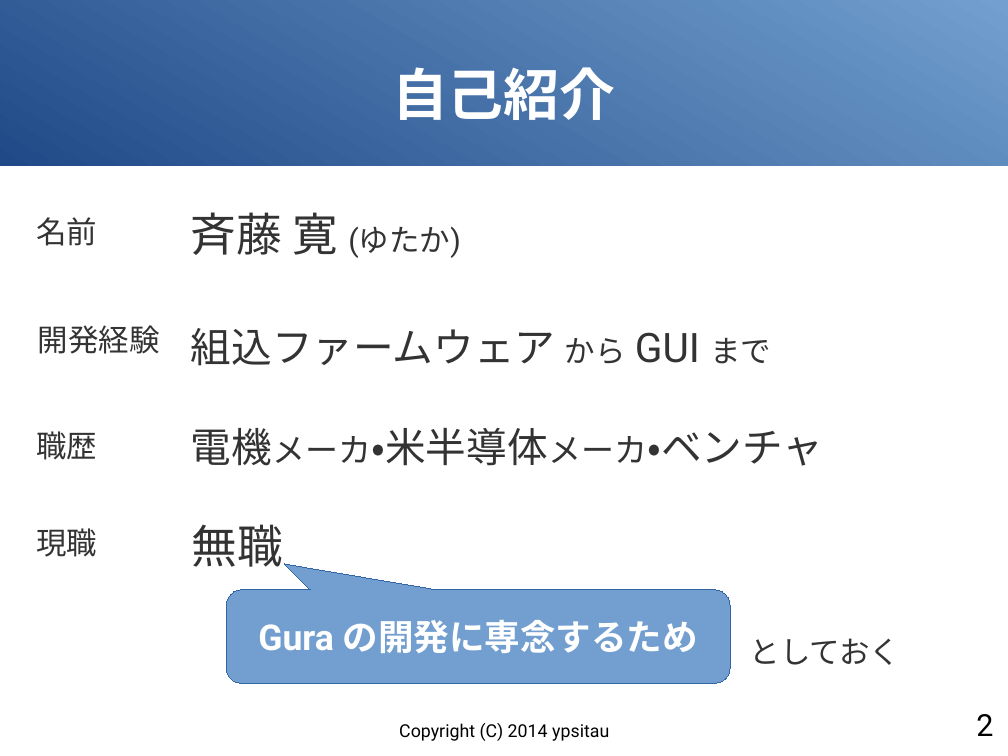
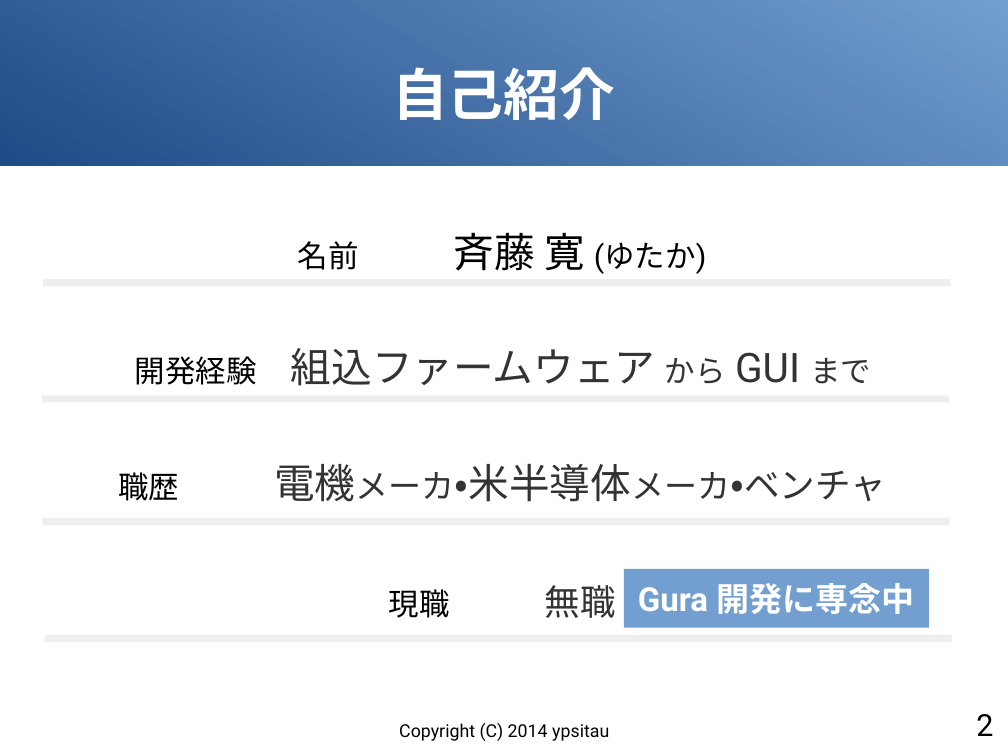
Before and after one commit to gura-lang/gura-doc, a slide deck: slide 2 of presentation/gura-introduction.odp. Drawn at 1008x756 pixels with LibreOffice and Linux fonts; fonts in the diff are those of the drawing. Boxes give left, top, right and bottom in pixels: in the first picture for what was removed or moved away, otherwise in the second. Text is boxed around its words. In the diff, an @@ line names an element or a change of style, - is before the commit and + after.

```diff
--- a/presentation/gura-introduction.odp
+++ b/presentation/gura-introduction.odp
@@ text removed at [36, 217, 97, 246] @@
-名前
@@ text at [454, 232, 706, 274]: text changed; text colour #333333 to #000000 @@
-斉藤 寛 (ゆたか)
+名前 斉藤 寛 (ゆたか)
@@ rectangle added at [43, 279, 950, 286], fill #EEEEEE @@
@@ text removed at [38, 325, 160, 354] @@
-開発経験
@@ text at [135, 348, 871, 386]: text changed @@
-組込ファームウェア から GUI まで
+開発経験 組込ファームウェア から GUI まで
@@ rectangle added at [42, 395, 949, 402], fill #EEEEEE @@
@@ text removed at [36, 431, 97, 460] @@
-職歴
@@ text at [118, 464, 886, 502]: text changed @@
-電機メーカ・米半導体メーカ・ベンチャ
+職歴 電機メーカ・米半導体メーカ・ベンチャ
@@ text removed at [36, 528, 97, 557] @@
-現職
@@ rectangle added at [42, 518, 949, 525], fill #EEEEEE @@
@@ vertical alignment top to middle in 4 elements at [118, 464, 886, 502], [135, 348, 871, 386], [454, 232, 706, 274], [389, 585, 616, 618] @@
@@ rectangle added at [624, 569, 929, 627], fill #729FCF, 26 pt, text #FFFFFF, bold @@
+Gura 開発に専念中
@@ rounded speech box removed at [226, 590, 730, 683] @@
-Gura の開発に専念するため
@@ text at [389, 585, 616, 618]: text changed; size 36 to 24 pt; text colour #333333 to #000000 @@
-無職
+現職 無職
@@ rectangle added at [45, 635, 952, 642], fill #EEEEEE @@
@@ text removed at [750, 638, 901, 665] @@
-としておく
```
Also in this commit, not shown: 6 other slides changed, 9 slides added.
